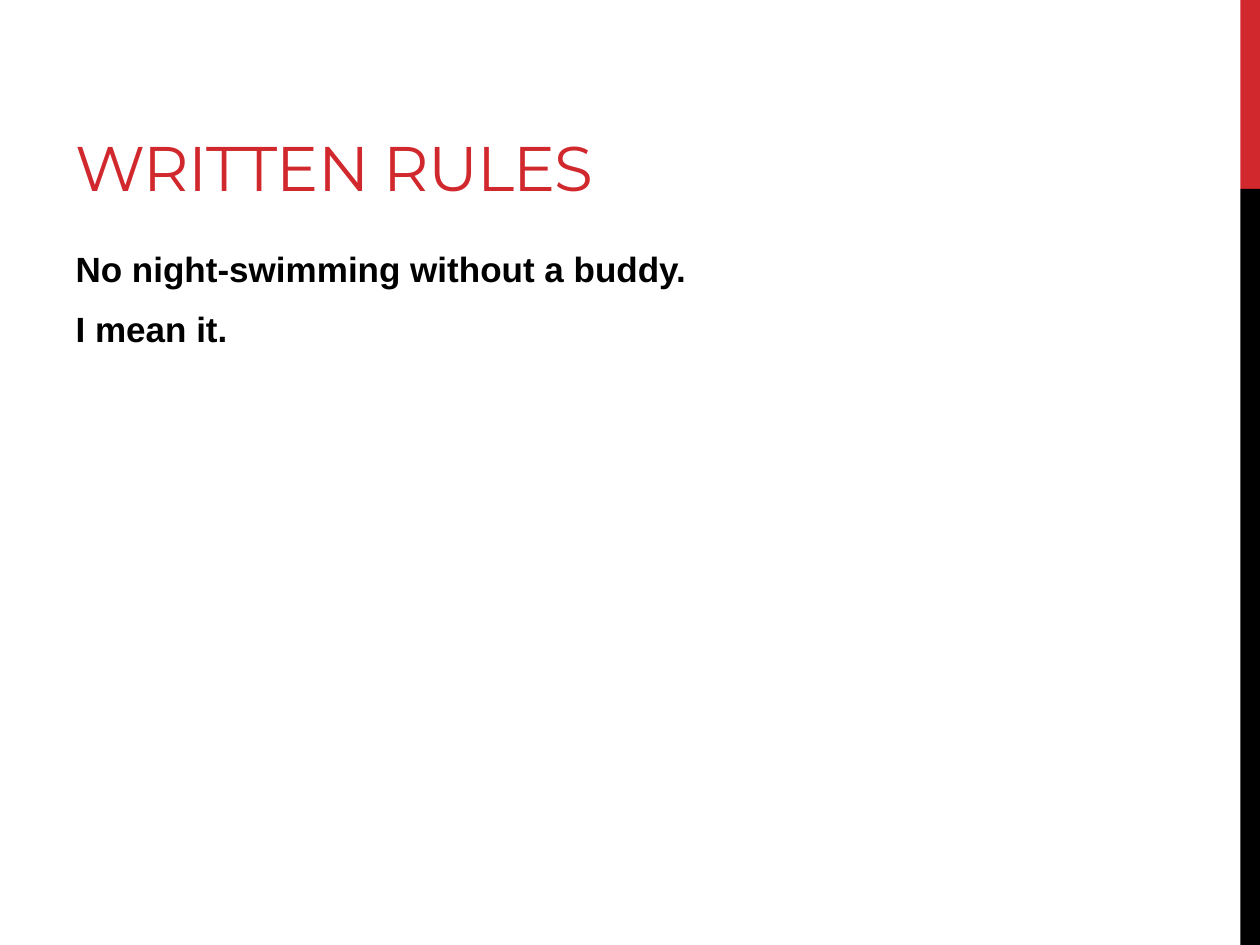
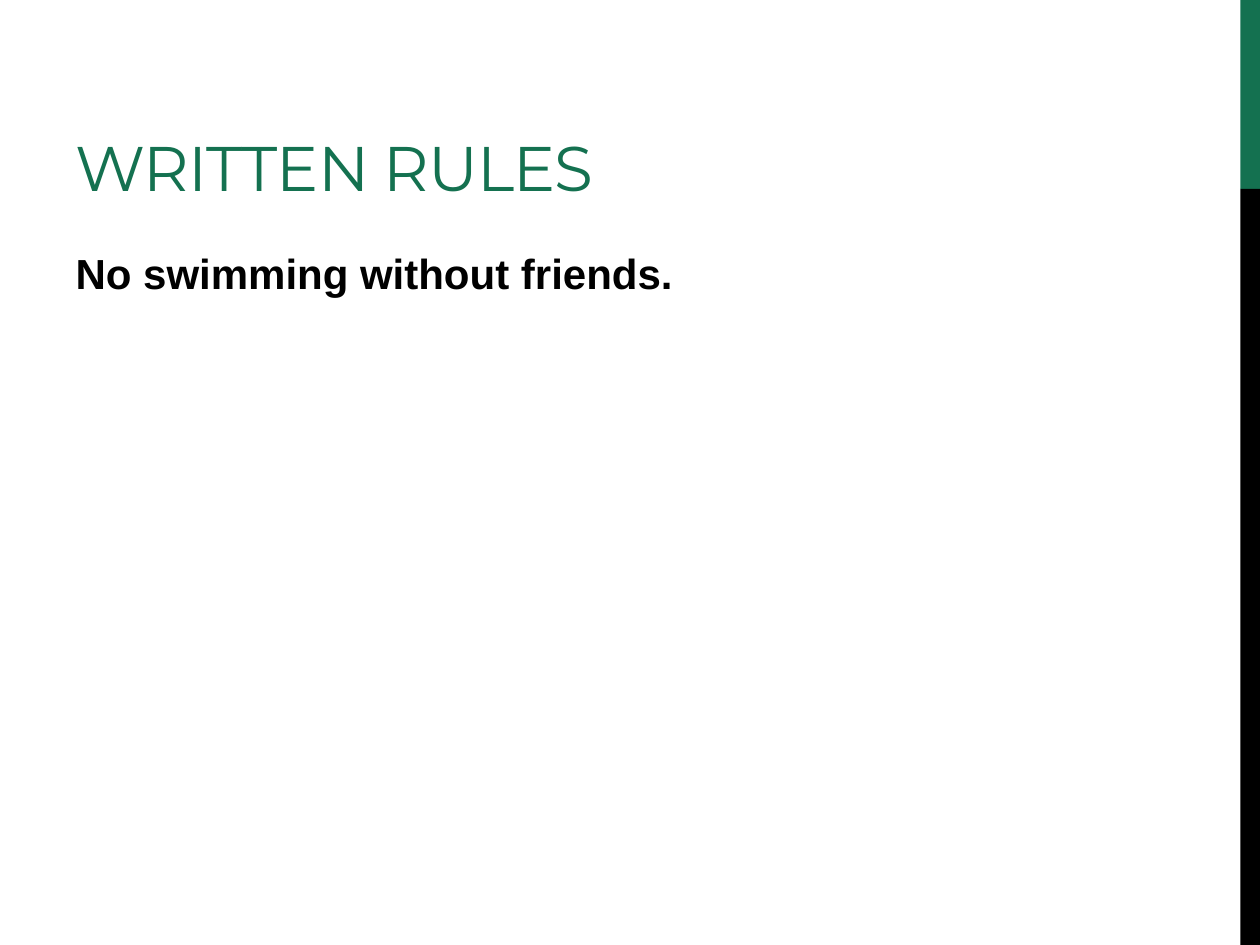
Before and after one commit to edamame-course/docs, a slide deck: slide 13 of extra/Presentations/2014-lecture1-edamame-welcome.ppt (slide 10 before the commit). Drawn at 1260x945 pixels with LibreOffice and Linux fonts; fonts in the diff are those of the drawing. Boxes give left, top, right and bottom in pixels: in the first picture for what was removed or moved away, otherwise in the second. Text is boxed around its words. In the diff, an @@ line names an element or a change of style, - is before the commit and + after.

```diff
--- a/extra/Presentations/2014-lecture1-edamame-welcome.ppt
+++ b/extra/Presentations/2014-lecture1-edamame-welcome.ppt
@@ title "WRITTEN RULES" at box(76, 146, 593, 192): text colour #D1282E to #147150 @@
@@ rectangle at box(1240, 0, 1260, 189): fill #D1282E to #147150 @@
@@ text at box(76, 258, 673, 298): text changed; size 20 to 24 pt @@
-No night-swimming without a buddy.
-I mean it.
+No swimming without friends.
```
Also in this commit, not shown: 16 other slides changed, 2 slides added, 1 slide removed, 1 other file.
